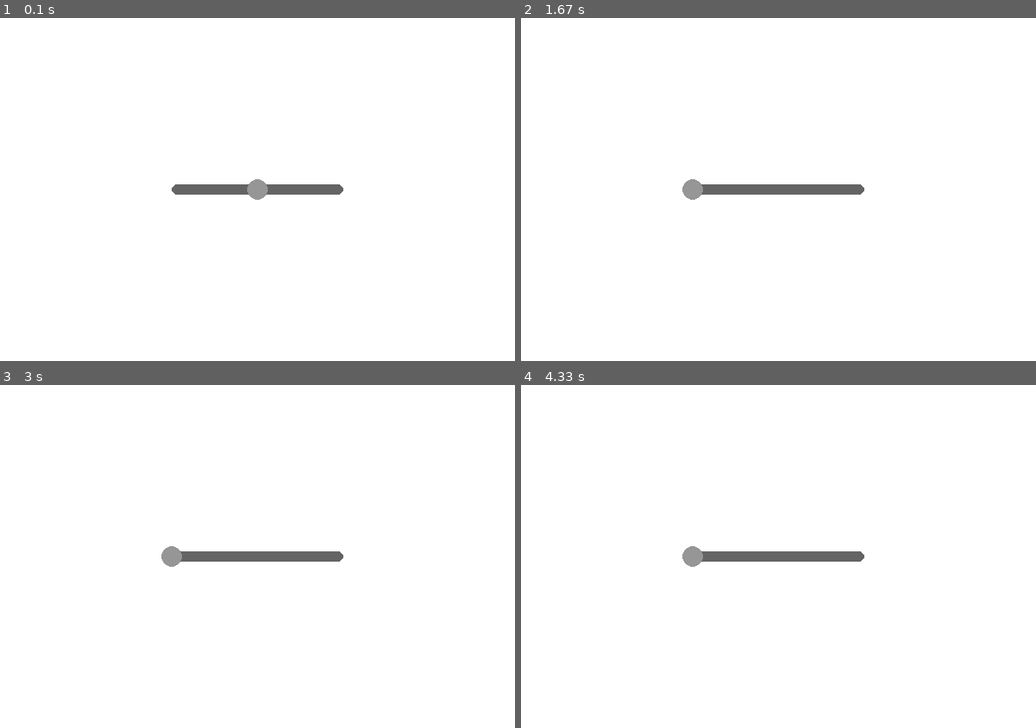
Above: before the commit, frames 1-4 (two rows, left to right).
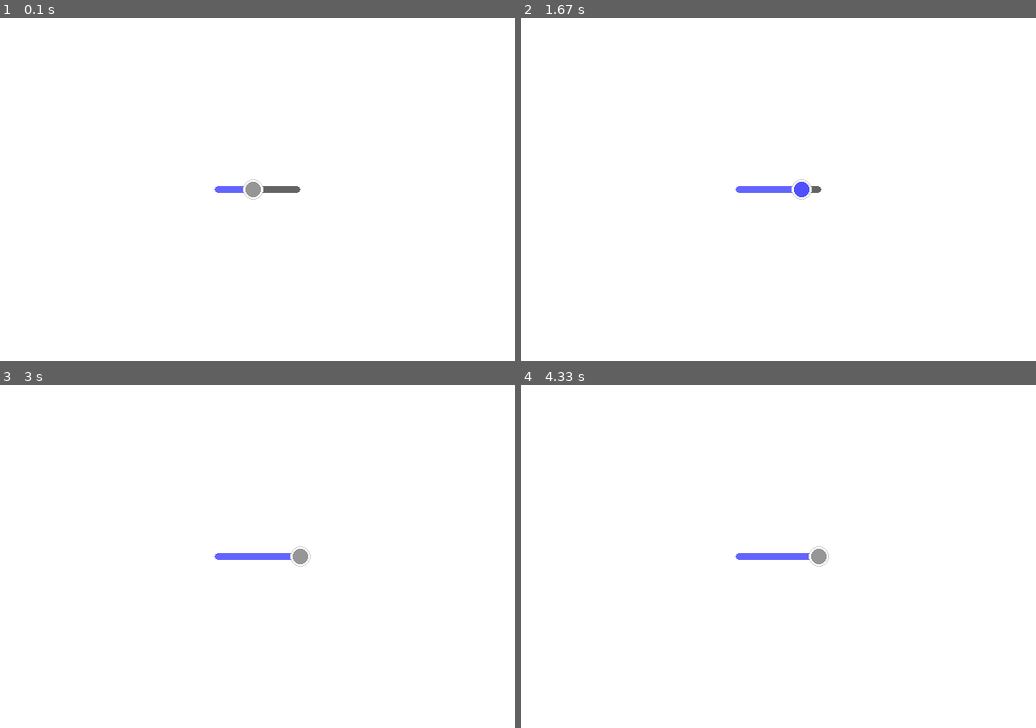
Above: after the commit, the same moments.

Repository: JBas/pygame_widgets_plus
Game: pygame game, started from tests/test_pygame_widgets_plus.py
The game is run twice, just before and just after one commit, with the same random seed, the same clock (stepped at 60 frames per second) and the same inputs.
Inputs (mouse positions are in pixels of both pictures, inside the frame that each line leads up to):
- Up to frame 1 (0.1 s): no input
- Up to frame 2 (1.67 s): press the mouse at (773, 189) at 0.37 s; move the mouse to (696, 162) at 0.47 s; release the mouse at (618, 138) at 0.6 s; press the mouse at (737, 189) at 0.7 s; move the mouse to (778, 230) at 0.8 s; release the mouse at (824, 275) at 0.93 s; press the mouse at (819, 189) at 1.53 s; move the mouse to (799, 127) at 1.63 s
- Up to frame 3 (3 s): release the mouse at (262, 433) at 1.77 s; press the mouse at (262, 556) at 1.87 s; move the mouse to (252, 618) at 1.97 s; release the mouse at (247, 679) at 2.1 s; press the mouse at (247, 556) at 2.2 s; move the mouse to (180, 583) at 2.3 s; release the mouse at (113, 611) at 2.43 s; press the mouse at (216, 556) at 2.53 s; move the mouse to (262, 505) at 2.63 s; release the mouse at (314, 457) at 2.77 s
- Up to frame 4 (4.33 s): press the mouse at (819, 556) at 3.37 s; move the mouse to (716, 566) at 3.47 s; release the mouse at (618, 577) at 3.6 s; press the mouse at (737, 556) at 3.7 s; move the mouse to (783, 532) at 3.8 s; release the mouse at (830, 508) at 3.93 s; press the mouse at (819, 556) at 4.03 s; move the mouse to (819, 546) at 4.13 s; release the mouse at (819, 535) at 4.27 s

The runs differ from the first frame. In frame 1, 0.8% of the frame differs, in the area x 33-67%, y 47-53%; in frame 2, 1.1%; in frame 3, 1.2%, in the area x 31-67%, y 47-53%; in frame 4, 1.2%.

Commit message:
created calcPosFromValue, but severely not working
started on multiple choice widget

Diff:
--- a/pygame_widgets_plus/__init__.py
+++ b/pygame_widgets_plus/__init__.py
@@ -3,4 +3,4 @@
 
 __version__ = '0.1.0'
 
-__all__ = ["__version__", "Button", "Toggle", "TextArea", "Slider", "EventManager", "WidgetManager"]
+__all__ = ["__version__", "Button", "Toggle", "TextArea", "Slider", "MultipleChoice", "EventManager", "WidgetManager"]
--- a/pygame_widgets_plus/widgets/__init__.py
+++ b/pygame_widgets_plus/widgets/__init__.py
@@ -2,5 +2,6 @@
 from pygame_widgets_plus.widgets.toggle import Toggle
 from pygame_widgets_plus.widgets.slider import Slider
 from pygame_widgets_plus.widgets.textarea import TextArea
+from pygame_widgets_plus.widgets.multichoice import MultipleChoice
 
-__all__ = ["Button", "Toggle", "TextArea", "Slider"]
+__all__ = ["Button", "Toggle", "TextArea", "Slider", "MultipleChoice"]
--- /dev/null
+++ b/pygame_widgets_plus/widgets/multichoice.py
@@ -0,0 +1,30 @@
+from pygame_widgets_plus.widget import WidgetBase
+from pygame_widgets_plus.widgets.option import Option
+from pygame_widgets_plus.mouse import MouseHandler, MouseState
+from pygame_widgets_plus.helpers import input2Color
+
+import pygame.draw
+
+class MultipleChoice(WidgetBase):
+    def __init__(self, surface, x, y, width, height, **kwargs):
+        super().__init__(surface, x, y, width, height,
+                         kwargs.get("onMouseClicked", None), kwargs.get("onMouseClickedArgs", self),
+                         kwargs.get("onMousePressed", None), kwargs.get("onMousePressedArgs", self),
+                         kwargs.get("onMouseReleased", None), kwargs.get("onMouseReleasedArgs", self),
+                         kwargs.get("onMouseMoved", None), kwargs.get("onMouseMovedArgs", self))
+        self._style = kwargs.get("style", "circle")
+        self._offset = y
+        self._options = []
+
+    def option(self, text="option"):
+        self._options.append(Option(self._surface, self._x, self._offset, style=self._style))
+        self._offset += 5
+
+    def update(self):
+        for o in self._options:
+            if (o.doesCollide(MouseHandler.mouseX, MouseHandler.mouseY) and (MouseHandler.state == MouseState.MOUSECLICK)):
+                o.active = not o.active
+
+    def draw(self):
+        for o in self._options:
+            o.draw()
--- /dev/null
+++ b/pygame_widgets_plus/widgets/option.py
@@ -0,0 +1,55 @@
+from pygame_widgets_plus.mouse import MouseHandler, MouseState
+from pygame_widgets_plus.helpers import input2Color
+
+import pygame.draw
+
+
+class Option():
+
+    def __init__(self, surface, x, y, size=10, style="square"):
+        self._surface = surface
+        self._x = y
+        self._y = y
+        self._size = size
+
+        self._rect = pygame.Rect(0, 0, size, size)
+        self._rect.center = (x, y)
+
+        self._active = False
+
+        self._style = style
+        pass
+
+    @property
+    def active(self):
+        return self._active
+
+    @active.setter
+    def active(self, a):
+        self._active = a
+
+    def doesCollide(self, x, y):
+        return self._rect.collidepoint(x, y)
+
+    def update(self):
+        pass
+
+    def drawCircle(self):
+        c = (100, 100, 100)
+        if (self.active):
+            c = (0, 0, 240)
+            pygame.draw.circle(self._surface, c, self._rect.center, self._size//2)
+        pygame.draw.circle(self._surface, c, self._rect.center, self._size, width=3)
+
+    def drawSquare(self):
+        c = (100, 100, 100)
+        if (self.active):
+            c = (0, 0, 240)
+            pygame.draw.rect(self._surface, c, self._rect, border_radius=3)
+        pygame.draw.rect(self._surface, c, self._rect.inflate(self._rect.width, self._rect.height), width=3, border_radius=3)
+
+    def draw(self):
+        if (self._style == "circle"):
+            self.drawCircle()
+        else:
+            self.drawSquare()
--- a/pygame_widgets_plus/widgets/slider.py
+++ b/pygame_widgets_plus/widgets/slider.py
@@ -15,26 +15,42 @@
         self._min = kwargs.get("min", 0)
         self._max = kwargs.get("max", 10)
         self._value = kwargs.get("value", 5)
-
+        self._step = kwargs.get("step", 1)
 
         self._rect.center = (x, y)
 
+        self._barRect = pygame.Rect(x, y, width, height//6)
+        self._barRect.center = (x, y)
+        self._barRectProgress = self._barRect.copy()
+
+        self._physDist = self._barRect.right - self._barRect.left
+
         self._handleRadius = height // 4
         self._handleRect = pygame.Rect(x, y, self._handleRadius*2, self._handleRadius*2)
-        self._handleRect.center = (x, y)
+        self._handleRect.center = self._calcPosFromValue()
 
-        self._barRect = pygame.Rect(x, y, width, height//4)
-        self._barRect.center = (x, y)
         self._active = False
 
-        self._physDist = self._barRect.right - self._barRect.left
 
     def _doesCollide(self, x, y):
         return self._handleRect.collidepoint(x, y)
 
-    def calculateValue(self):
-        d = (self._physDist - self._handleRect.centerx)
-        return
+    # @TODO: needs to get fixed
+    def _calcPosFromValue(self):
+        d = self._max - self._min + 1
+        f = self._value / d
+
+        x = self._barRect.left + self._physDist*f
+
+        return (x, self._barRect.centery)
+
+
+    # @TODO: needs to get fixed
+    def _calcValueFromPos(self):
+        valDist = self._handleRect.centerx - self._barRect.left
+        f = 1 - (self._physDist - valDist) / self._physDist
+
+        return (self._max - self._min + 1)*f
 
     def update(self):
         if self._doesCollide(MouseHandler.mouseX, MouseHandler.mouseY):
@@ -51,7 +67,20 @@
             else:
                 self._handleRect.centerx = MouseHandler.mouseX
 
+        self._barRectProgress.width = self._handleRect.centerx - self._barRectProgress.left
+        self._barRectProgress.right = self._handleRect.centerx
+
+        self._value = self._calcValueFromPos()
+        print(self._value)
+
     def draw(self):
+        c = (150, 150, 150)
+        if self._active:
+            c = (80, 80, 255)
+
         pygame.draw.rect(self._surface, (100, 100, 100), self._barRect, border_radius=20)
-        pygame.draw.circle(self._surface, (150, 150, 150), self._handleRect.center, self._handleRadius)
+        pygame.draw.rect(self._surface, (100, 100, 255), self._barRectProgress, border_radius=20, border_top_right_radius=0, border_bottom_right_radius=0)
+        pygame.draw.circle(self._surface, c, self._handleRect.center, self._handleRadius)
+        pygame.draw.circle(self._surface, (255, 255, 255), self._handleRect.center, self._handleRadius, width=3)
+        pygame.draw.circle(self._surface, (210, 210, 210), self._handleRect.center, self._handleRadius, width=1)
         pass
--- a/tests/test_pygame_widgets_plus.py
+++ b/tests/test_pygame_widgets_plus.py
@@ -18,7 +18,7 @@
     screen = pygame.display.set_mode((600, 400))
     clock = pygame.time.Clock()
 
-    b = Slider(screen, 300, 200, 200, 50)
+    b = Slider(screen, 300, 200, 100, 50, value=5)
 
     # main game loop
     done = 0
